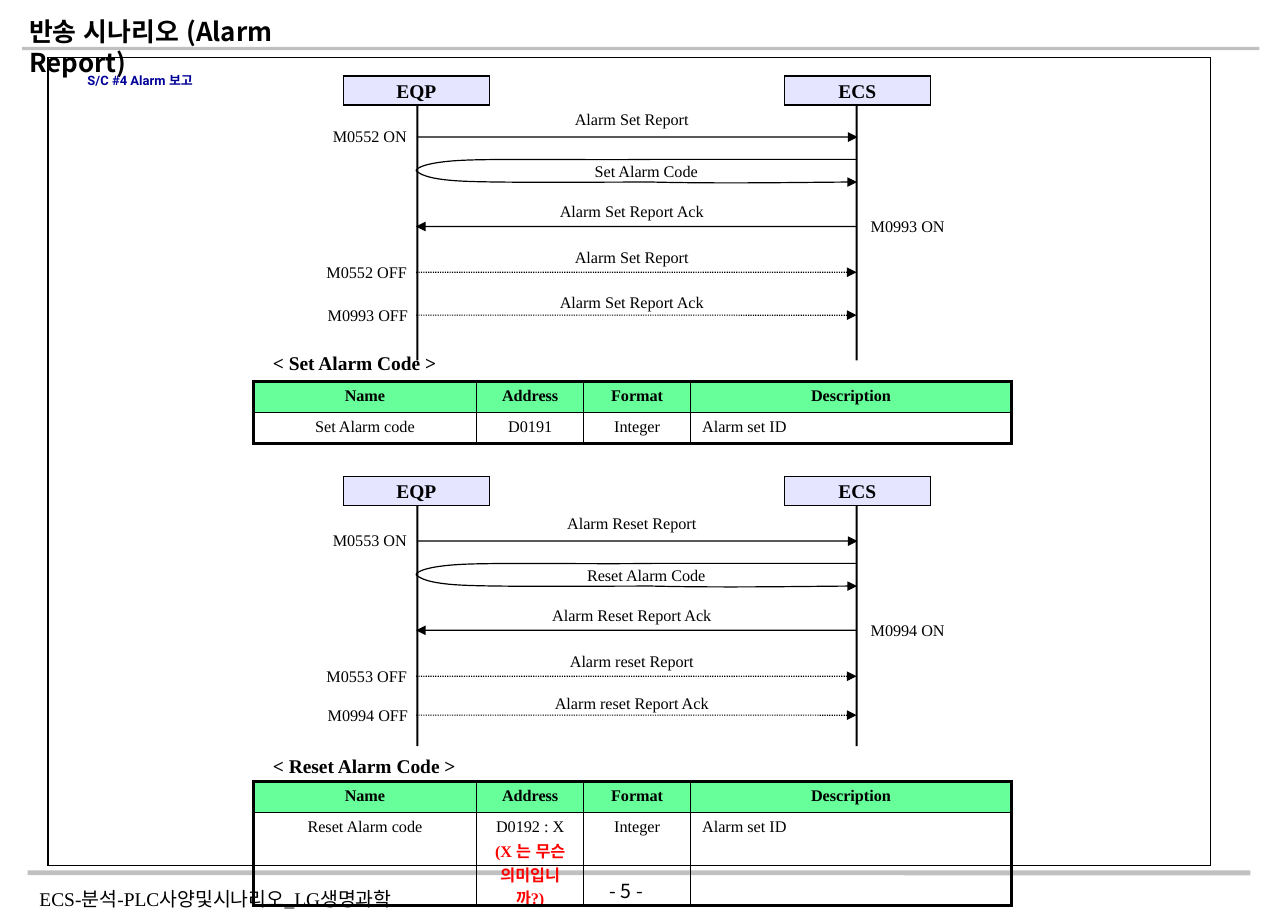
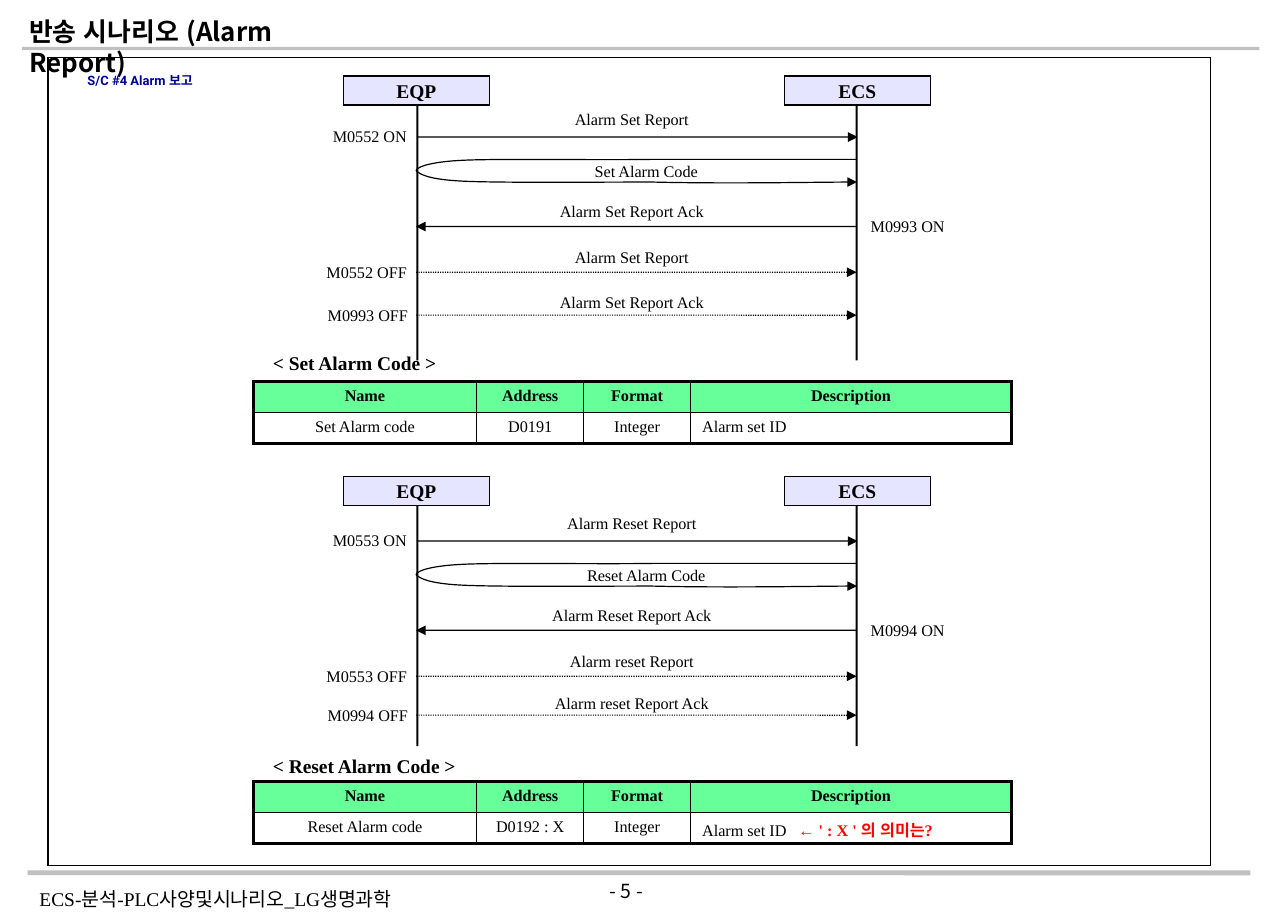
Before and after one commit to yeorijby-coder/LGLS_ALL, a slide deck: slide 5 of 260818_ECS-분석-PLC사양및시나리오_LG생명과학_V1.2_20260822.pptx. Drawn at 1288x923 pixels with LibreOffice and Linux fonts; fonts in the diff are those of the drawing. Boxes give left, top, right and bottom in pixels: in the first picture for what was removed or moved away, otherwise in the second. Text is boxed around its words. In the diff, an @@ line names an element or a change of style, - is before the commit and + after.

```diff
--- a/260818_ECS-분석-PLC사양및시나리오_LG생명과학_V1.2_20260822.pptx
+++ b/260818_ECS-분석-PLC사양및시나리오_LG생명과학_V1.2_20260822.pptx
@@ table at box(253, 782, 1013, 844) @@
-row 2, column 2: D0192 : X / (X 는 무슨 의미입니까?)
+row 2, column 2: D0192 : X
-row 2, column 4: Alarm set ID
+row 2, column 4: Alarm set ID ← ' : X ' 의 의미는?
```
Also in this commit, not shown: 20 other slides changed.
